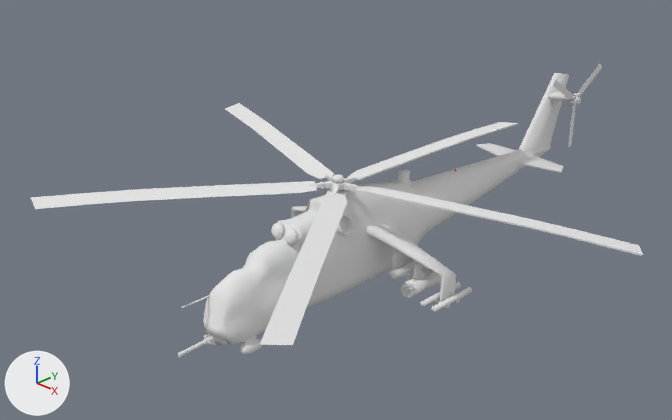
A saved change to the Blender file Resources/Blender/Vehicles/M24/m24.blend.
The view is the same before and after, from a 50 mm camera at (65.9, -65.7, 54.3) aimed at (-3.8, 3.4, 9.0). The lights are fixed; the arrows at lower left show +X, +Y and +Z.

The first picture shows 'Blades', 'Hull', 'Rudder'.
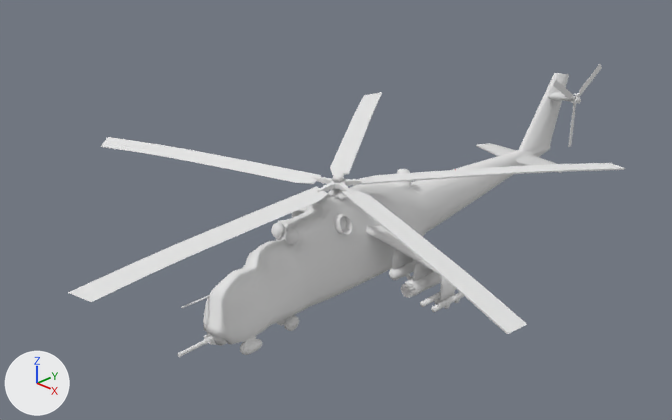
Where the newer file only moved an object's origin or applied its transform, the numbers keep the older frame.

Edits to the scene script, one JSON object a line:
```json
{"block": "me_blades", "where": "me_blades.from_pydata(...)  # 416 vertices, 372 faces; spans x -30.5..31.2, y -26.8..32.4, z -1.6..1.0"}
{"block": "me_blades", "where": "# used by ob_blades; parent = ob_root; location = (0.0, 0.0, 14.43)"}
{"block": "me_blades", "change": "me_blades part 1: the whole mesh is turned -180 degrees about the z axis through its middle, then moved by (-0.6, -5.7, 15.4)"}
{"op": "set", "path": "ob_blades.location", "old": "(0.0, 0.0, 14.43)", "new": "(0.0, 0.0551, -0.803)"}
```

Boxes [x1, y1, x2, y2] around the edits, measured in the pictures (672 x 420 px):
```json
{"object": "Blades", "change": "mesh turned, moved", "before": [31, 103, 643, 345], "after": [68, 92, 625, 334]}
```
